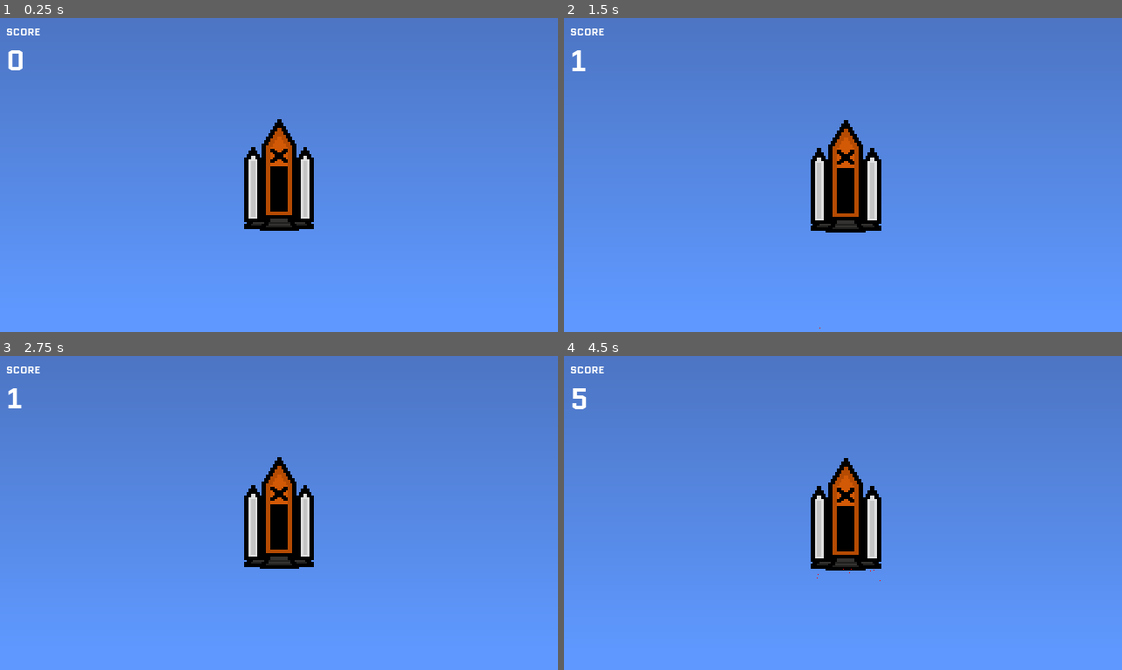
Above: before the commit, frames 1-4 (two rows, left to right).
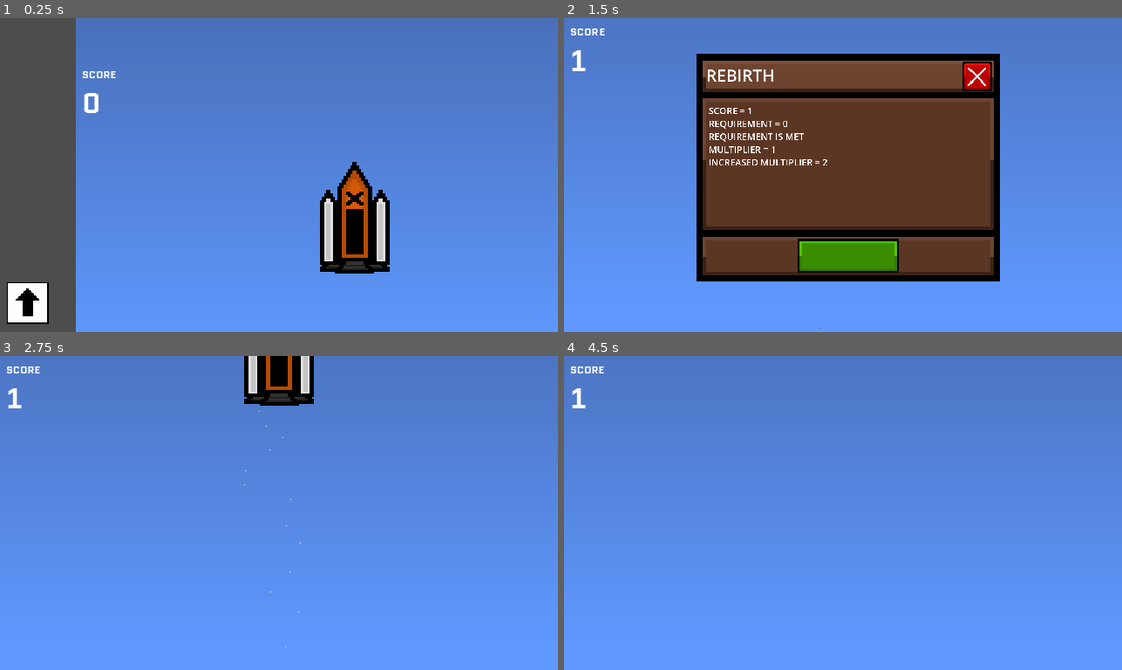
Above: after the commit, the same moments.

Repository: d3V-E/Heights
Game: Godot game, scene res://scenes/main_game.tscn
Same seed, same stepped clock (60 frames per second), same inputs: the game is played once before the commit and once after it. The project has no main scene, so this scene is started directly.
Inputs (mouse positions are in pixels of both pictures, inside the frame that each line leads up to; where the layout moved, square brackets give the same spot in the first picture):
- Up to frame 1 (0.25 s): no input
- Up to frame 2 (1.5 s): click (865, 187) [843, 175] at 0.5 s; click (591, 303) at 1.27 s
- Up to frame 3 (2.75 s): click (284, 594) at 2.02 s
- Up to frame 4 (4.5 s): tap Enter at 2.75 s; move the mouse to (965, 497) at 2.77 s; hold Right 2.78-3.53 s; tap Alt at 2.85, 4.35 s; click (965, 497) at 2.92 s; move the mouse to (731, 528) at 3.52 s; hold Down 3.53-4.28 s; tap Shift at 3.6 s; tap Space at 4.25 s; move the mouse to (898, 443) at 4.27 s; hold Right from 4.28 s (still down)

The runs differ from the first frame. In frame 1, 21% of the frame differs, in the area x 0-70%, y 0-100%; in frame 2, 39%, in the area x 1-79%, y 3-84%; in frame 3, 5.5%; in frame 4, 3.7%.

Commit message:
Update 3

Diff:
--- a/scenes/main_game.tscn
+++ b/scenes/main_game.tscn
@@ -4,6 +4,10 @@
 [ext_resource type="Texture2D" uid="uid://chmygsw7ytwnj" path="res://assets/New Backgroud.png" id="2_d2op2"]
 [ext_resource type="Texture2D" uid="uid://big0qwjv01t33" path="res://assets/Rocket.png" id="3_0rdsr"]
 [ext_resource type="FontFile" uid="uid://cwd6h2f8vc1qf" path="res://assets/fonts/Quantico-Bold.ttf" id="4_0rdsr"]
+[ext_resource type="Texture2D" uid="uid://da0gw6oqfoq4g" path="res://assets/Rebirth.png" id="5_ipu61"]
+[ext_resource type="Texture2D" uid="uid://b0rirmcewpdq" path="res://assets/Convert.png" id="6_wi4c7"]
+[ext_resource type="Texture2D" uid="uid://dk0ynqlxervih" path="res://assets/Close.png" id="7_70vka"]
+[ext_resource type="Texture2D" uid="uid://c5hsvpdpiut4j" path="res://assets/Green button.png" id="8_70vka"]
 
 [sub_resource type="Gradient" id="Gradient_xgy4w"]
 colors = PackedColorArray(1, 0, 0, 1, 1, 1, 0, 1)
@@ -128,6 +132,7 @@
 limit_top = 0
 limit_right = 640
 limit_bottom = 360
+limit_smoothed = true
 position_smoothing_enabled = true
 rotation_smoothing_enabled = true
 editor_draw_limits = true
@@ -145,7 +150,7 @@
 offset_left = 280.0
 offset_top = 116.0
 offset_right = 360.0
-offset_bottom = 243.99998
+offset_bottom = 243.99992
 grow_horizontal = 2
 grow_vertical = 2
 texture_normal = ExtResource("3_0rdsr")
@@ -162,6 +167,13 @@
 color = Color(1, 0, 0, 1)
 color_ramp = SubResource("Gradient_xgy4w")
 
+[node name="Rebirth Particles" type="CPUParticles2D" parent="Zoom/Rocket" unique_id=1372306011]
+position = Vector2(40, 125)
+emitting = false
+amount = 25
+emission_shape = 3
+emission_rect_extents = Vector2(40, 1)
+
 [node name="Score" type="RichTextLabel" parent="Zoom" unique_id=485048711]
 offset_left = 7.0
 offset_top = 23.0
@@ -190,6 +202,69 @@
 [node name="Save" type="Timer" parent="Canvas" unique_id=287057805]
 autostart = true
 
+[node name="Rebirth" type="TextureButton" parent="Canvas" unique_id=1646094750]
+offset_left = 8.0
+offset_top = 303.0
+offset_right = 56.0
+offset_bottom = 351.0
+texture_normal = ExtResource("5_ipu61")
+stretch_mode = 0
+
+[node name="Rebirth Menu" type="Sprite2D" parent="Canvas" unique_id=1053659640]
+position = Vector2(326.00003, 172)
+scale = Vector2(0.43500006, 0.43500003)
+texture = ExtResource("6_wi4c7")
+
+[node name="Close Rebirth" type="TextureButton" parent="Canvas/Rebirth Menu" unique_id=532422603]
+offset_left = 301.14923
+offset_top = -280.45978
+offset_right = 379.12628
+offset_bottom = -202.48273
+texture_normal = ExtResource("7_70vka")
+stretch_mode = 0
+
+[node name="Confirm" type="TextureButton" parent="Canvas/Rebirth Menu" unique_id=906920684]
+anchors_preset = 7
+anchor_left = 0.5
+anchor_top = 1.0
+anchor_right = 0.5
+anchor_bottom = 1.0
+offset_left = -533.7143
+offset_top = -412.64355
+offset_right = -266.2857
+offset_bottom = -322.9884
+grow_horizontal = 2
+grow_vertical = 0
+texture_normal = ExtResource("8_70vka")
+stretch_mode = 0
+
+[node name="Rebirth Header" type="RichTextLabel" parent="Canvas/Rebirth Menu" unique_id=708590919]
+offset_left = -374.71268
+offset_top = -275.86203
+offset_right = -64.36789
+offset_bottom = -209.19537
+theme_override_font_sizes/normal_font_size = 44
+text = "REBIRTH"
+
+[node name="Info" type="RichTextLabel" parent="Canvas/Rebirth Menu" unique_id=1454495539]
+offset_left = -367.81616
+offset_top = -167.81607
+offset_right = 365.5171
+offset_bottom = 147.12643
+theme_override_font_sizes/normal_font_size = 24
+text = "SCORE =
+REQUIREMENT =
+REQUIREMENT IS MET
+MULTIPLIER =
+INCREASED MULTIPLIER =
+"
+
 [connection signal="button_down" from="Zoom/Rocket" to="." method="_on_rocket_button_down"]
 [connection signal="button_up" from="Zoom/Rocket" to="." method="_on_rocket_button_up"]
 [connection signal="timeout" from="Canvas/Save" to="." method="_on_save_timeout"]
+[connection signal="button_down" from="Canvas/Rebirth" to="." method="_on_rebirth_button_down"]
+[connection signal="button_up" from="Canvas/Rebirth" to="." method="_on_rebirth_button_up"]
+[connection signal="button_down" from="Canvas/Rebirth Menu/Close Rebirth" to="." method="_on_close_rebirth_button_down"]
+[connection signal="button_up" from="Canvas/Rebirth Menu/Close Rebirth" to="." method="_on_close_rebirth_button_up"]
+[connection signal="button_down" from="Canvas/Rebirth Menu/Confirm" to="." method="_on_confirm_button_down"]
+[connection signal="button_up" from="Canvas/Rebirth Menu/Confirm" to="." method="_on_confirm_button_up"]
--- a/scripts/main_game.gd
+++ b/scripts/main_game.gd
@@ -9,6 +9,9 @@
 var stage4 = false
 var zoomclik = false
 var clicked = false
+var rebirth = 0
+var multiplier = 1
+var requirement = 0
 var clicksrng = {"normal" = 1000,
 				"normal1" = 500,
 				"normal2" = 250,
@@ -17,10 +20,16 @@
 
 
 
+
 @onready var click : TextureButton = $Zoom/Rocket
 @onready var rocketparticles : CPUParticles2D = $"Zoom/Rocket/Rocket Particles"
 @onready var backgroundanim : AnimationPlayer = $Canvas/Animation
 @onready var camera : Camera2D = $Zoom
+@onready var reb:TextureButton = $Canvas/Rebirth
+@onready var rebmenu:Sprite2D = $"Canvas/Rebirth Menu"
+@onready var rebclose : TextureButton = $"Canvas/Rebirth Menu/Close Rebirth"
+@onready var confreb :TextureButton = $"Canvas/Rebirth Menu/Confirm"
+@onready var rebparticles:CPUParticles2D = $"Zoom/Rocket/Rebirth Particles"
 
 
 func clickchance():
@@ -43,11 +52,14 @@
 
 
 signal score_changed
-
+signal rebirth_changed
+signal multiplier_changed
 
 func save_data():
 	var data = {
-		"score" : score
+		"score" : score,
+		"rebirth": rebirth,
+		"multiplier": multiplier,
 	}
 	var file = FileAccess.open(save_path , FileAccess.WRITE)
 	file.store_var(data)
@@ -60,12 +72,19 @@
 		file.close()
 		if typeof(data) == TYPE_DICTIONARY:
 			score = data.get("score" , 0)
+			rebirth = data.get("rebirth" , 0)
+			multiplier = data.get("multiplier" , 1)
 	else:
 		save_data()
 
 
 
 func _ready():
+	confreb.pivot_offset = confreb.size / 2
+	reb.visible = true
+	rebmenu.visible = false
+	rebclose.pivot_offset = rebclose.size / 2
+	reb.pivot_offset = reb.size / 2
 	backgroundanim.play("RESET")
 	load_data()
 	click.pivot_offset = click.size / 2
@@ -89,13 +108,13 @@
 	tween.tween_property(click , "scale" , Vector2(1 , 1) , .1)
 	roll = clickchance()
 	if roll == "normal":
-		score += 1
+		score += (1 * multiplier)
 	if roll == "normal1":
-		score += 2
+		score += (2 * multiplier)
 	if roll == "normal2":
-		score += 3
+		score += (3 * multiplier)
 	if roll == "normal3":
-		score += 4
+		score += (4 * multiplier)
 	emit_signal("score_changed")
 	save_data()
 	$Zoom/Score.text = str(score)
@@ -126,3 +145,78 @@
 	if score >= 2500 and stage4 == false:
 		backgroundanim.play("Stage 4")
 		stage4 = true
+
+
+
+
+
+func _on_rebirth_button_down():
+	var tween = get_tree().create_tween()
+	tween.tween_property(reb , "scale" , Vector2(.9 ,.9),.1)
+
+
+
+
+
+func _on_rebirth_button_up():
+	var tween = get_tree().create_tween()
+	tween.tween_property(reb , "scale" , Vector2(1 , 1) , .1)
+	rebmenu.visible = true
+	reb.visible = false
+	if score >= requirement:
+		$"Canvas/Rebirth Menu/Info".text = "SCORE = " + str(score) +"
+REQUIREMENT = " + str(requirement) +"
+REQUIREMENT IS MET
+MULTIPLIER = " + str(multiplier) + "
+INCREASED MULTIPLIER = " + str(multiplier * 2)
+	else:
+		$"Canvas/Rebirth Menu/Info".text = "SCORE = " + str(score) +"
+REQUIREMENT = " + str(requirement) +"
+REQUIREMENT IS NOT MET
+MULTIPLIER = " + str(multiplier) + "
+INCREASED MULTIPLIER = " + str(multiplier * 2)
+
+
+
+
+func _on_close_rebirth_button_down():
+	var tween = get_tree().create_tween()
+	tween.tween_property(rebclose , "scale" , Vector2(.9 ,.9) , .1)
+
+
+
+
+func _on_close_rebirth_button_up():
+	var tween = get_tree().create_tween()
+	tween.tween_property(rebclose , "scale" , Vector2(1 , 1) , .1)
+	rebmenu.visible = false
+	reb.visible = true
+
+
+
+
+
+func _on_confirm_button_down():
+	var tween = get_tree().create_tween()
+	tween.tween_property(confreb , "scale" , Vector2(.9 ,.9), .1)
+
+
+
+
+
+func _on_confirm_button_up():
+	var tween = get_tree().create_tween()
+	tween.tween_property(confreb , "scale" , Vector2(1 , 1) , .1)
+	hideui()
+	rebparticles.emitting = true
+	backgroundanim.play("Rebirth")
+	await get_tree().create_timer(1).timeout
+	rebparticles.emitting = false
+
+func showui():
+	reb.visible = true
+
+
+func hideui():
+	reb.visible = false
+	rebmenu.visible = false
Binary file added: assets/Close.png
Not shown, added: assets/Close.png.import
Binary file added: assets/Convert.png
Not shown, added: assets/Convert.png.import
Binary file added: assets/Green button.png
Not shown, added: assets/Green button.png.import
Binary file added: assets/Next.png
Not shown, added: assets/Next.png.import
Binary file added: assets/Previous.png
Not shown, added: assets/Previous.png.import
Binary file added: assets/Rebirth.png
Not shown, added: assets/Rebirth.png.import
(and 2 more such lines)
